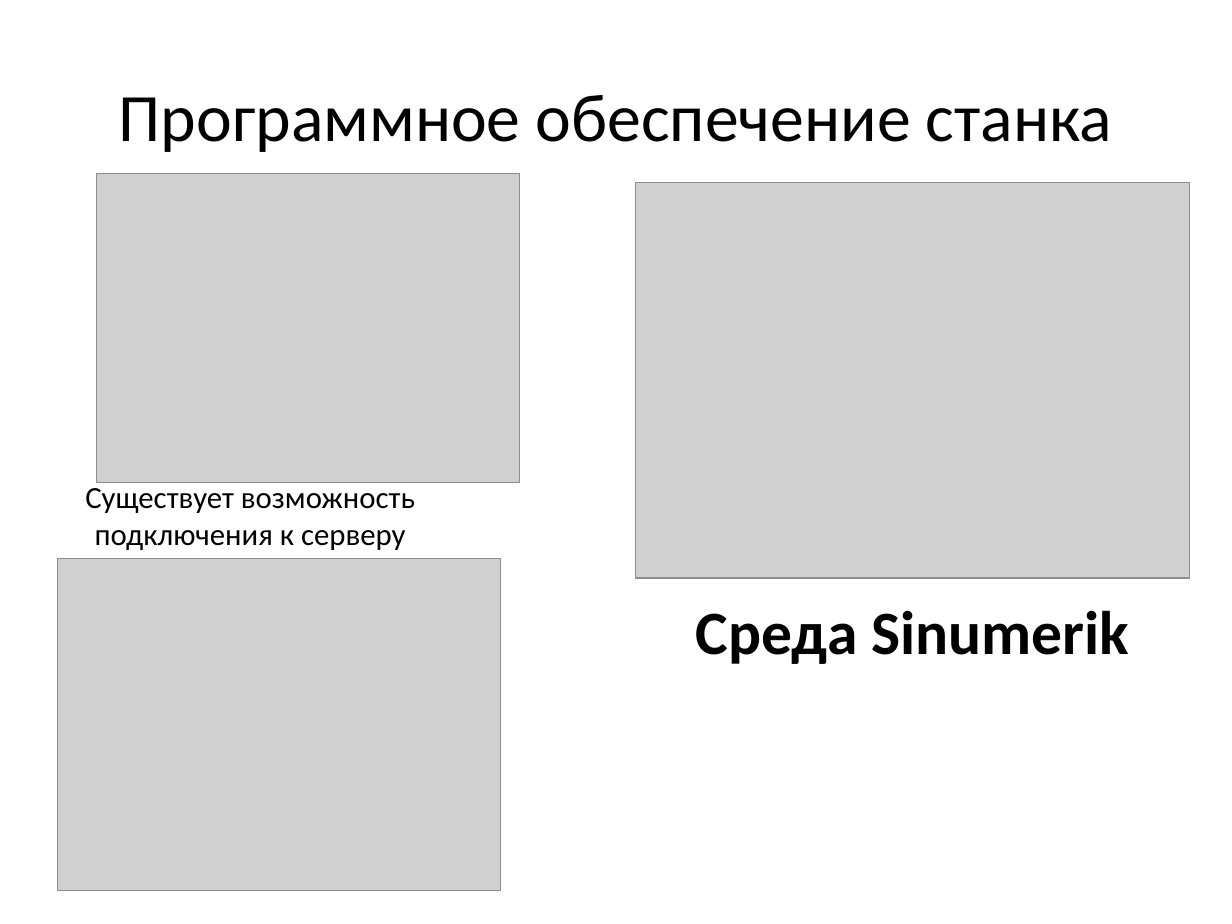
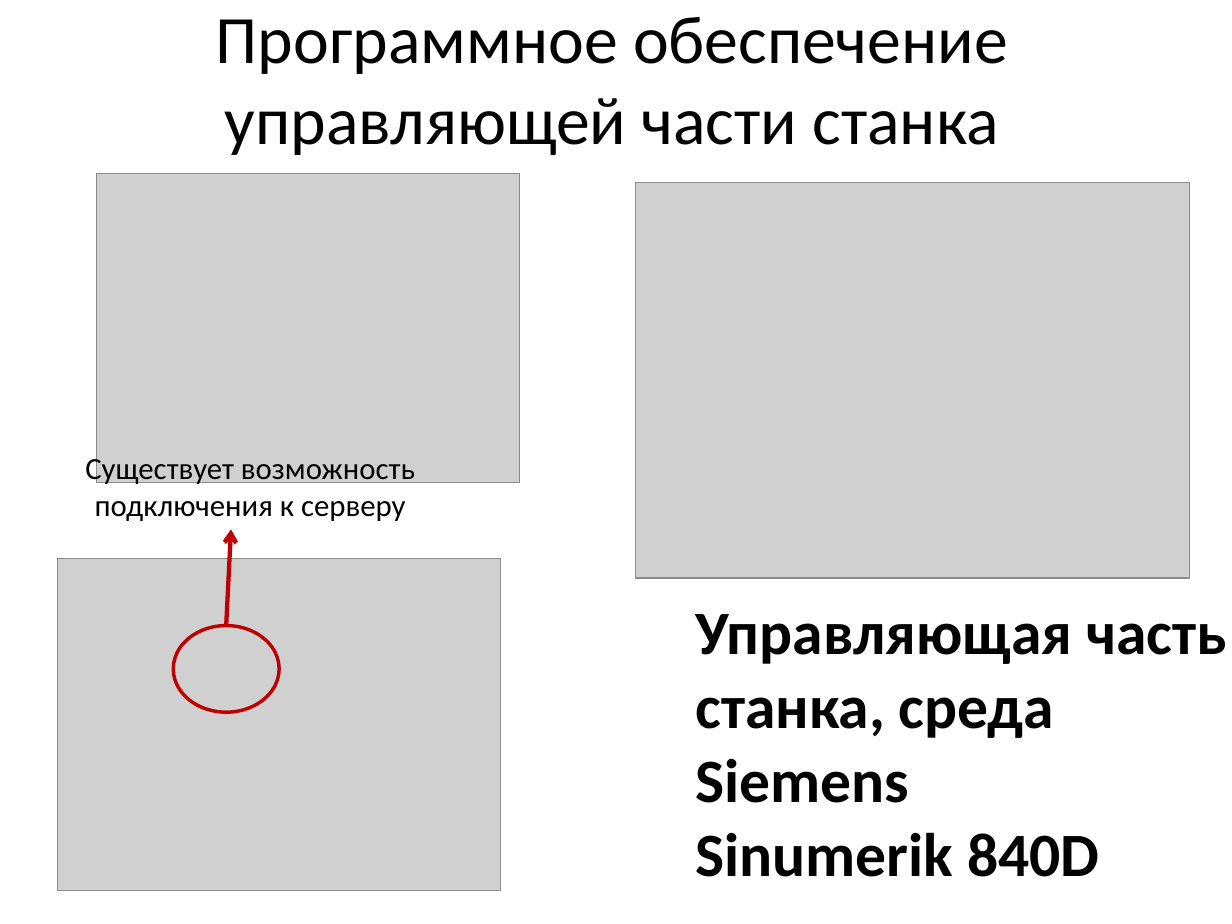
Before and after one commit to stden/diplomx, a slide deck: slide 4 of Кудрявцев Иван Владиславович/Презентация к диплому.pptx (slide 6 before the commit). Drawn at 1232x924 pixels with LibreOffice and Linux fonts; fonts in the diff are those of the drawing; grey boxes stand for pictures. Boxes give left, top, right and bottom in pixels: in the first picture for what was removed or moved away, otherwise in the second. Text is boxed around its words. In the diff, an @@ line names an element or a change of style, - is before the commit and + after.

```diff
--- a/Кудрявцев Иван Владиславович/Презентация к диплому.pptx
+++ b/Кудрявцев Иван Владиславович/Презентация к диплому.pptx
@@ title at (216,17,1008,155): text changed @@
-Программное обеспечение станка
+Программное обеспечение управляющей части станка
@@ text "Существует возможность подключения к серверу": place and size @@
-text "Существует возможность подключения к серверу" at (85,482,415,550)
+text "Существует возможность подключения к серверу" at (85,453,415,521)
@@ arrow added from (227, 626) to (230, 530), #C00000 2.5 pt @@
@@ ellipse added at (174,626,280,712), outline #C00000 2 pt @@
@@ text at (695,614,1227,877): text changed @@
-Среда Sinumerik
+Управляющая часть
+cтанка, среда
+Siemens
+Sinumerik 840D
```
Also in this commit, not shown: 8 other slides changed, 1 slide added, 4 other files.
